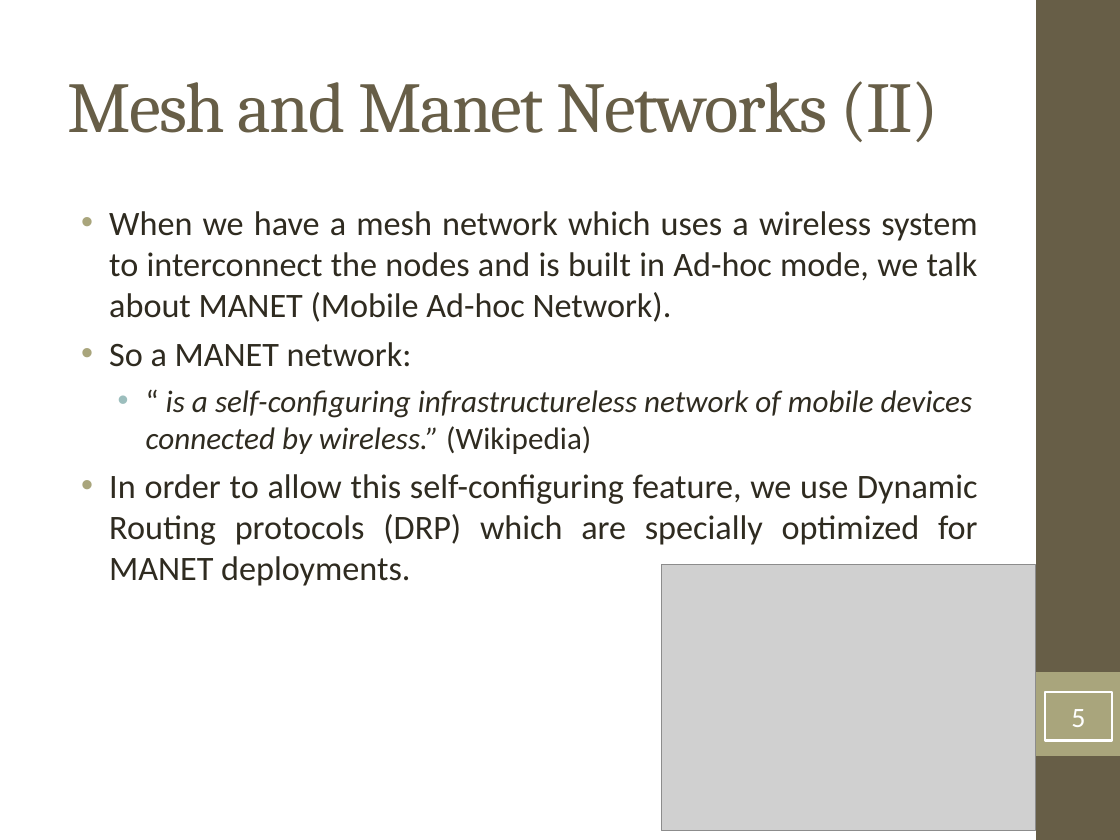
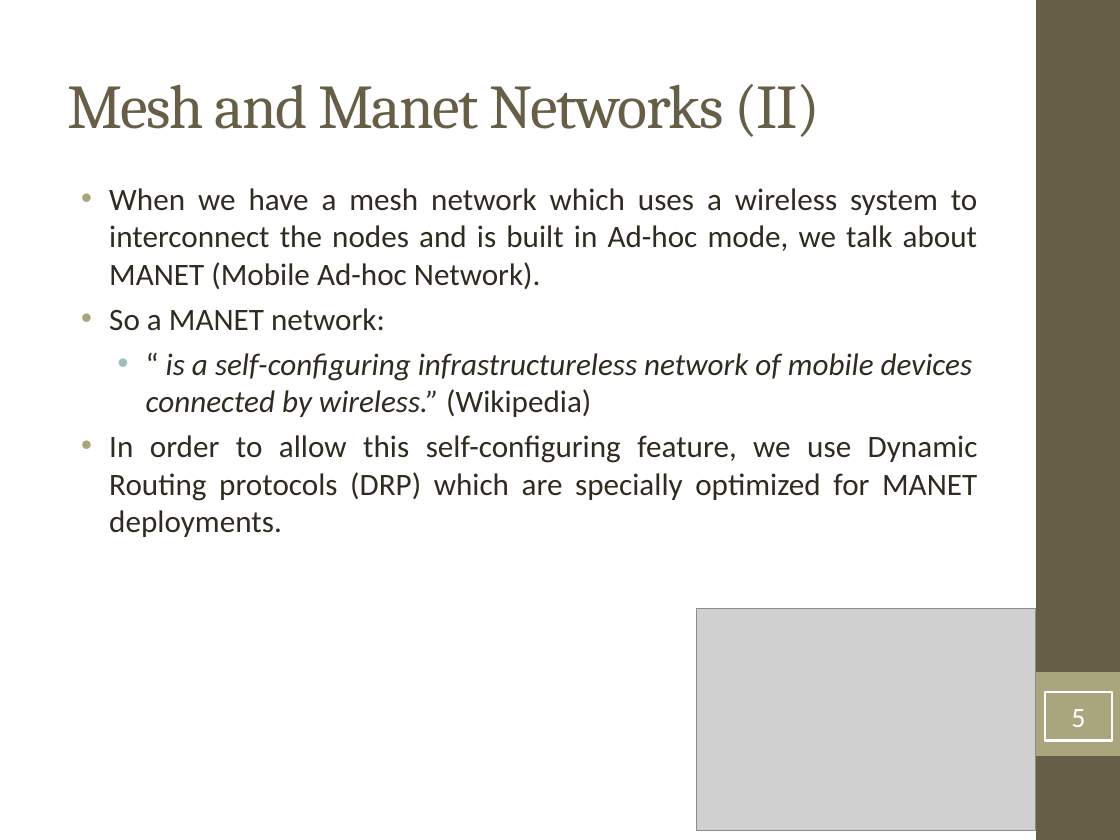
Before and after one commit to ferry91/MobileNode-TFG, a slide deck: slide 5 of Presentation-demo/MN_QMP_Demo.odp. Drawn at 1120x840 pixels with LibreOffice and Linux fonts; fonts in the diff are those of the drawing; grey boxes stand for pictures. Boxes give left, top, right and bottom in pixels: in the first picture for what was removed or moved away, otherwise in the second. Text is boxed around its words. In the diff, an @@ line names an element or a change of style, - is before the commit and + after.

```diff
--- a/Presentation-demo/MN_QMP_Demo.odp
+++ b/Presentation-demo/MN_QMP_Demo.odp
@@ title "Mesh and Manet Networks (II)" at (x1=67, y1=84, x2=820, y2=137): size 46 to 40 pt @@
@@ text "When we have a mesh ..." moved from (x1=109, y1=211, x2=978, y2=586) to (x1=109, y1=188, x2=978, y2=537) @@
@@ text at (x1=109, y1=188, x2=978, y2=537): size 22 to 20 pt in "When we have a mesh network which ...", "So a MANET network:", "In order to allow this self-configuring feature, ..." @@
@@ picture resized from (x1=662, y1=564, x2=1036, y2=831) to (x1=697, y1=608, x2=1036, y2=831) @@
```
Also in this commit, not shown: 5 other slides changed.
